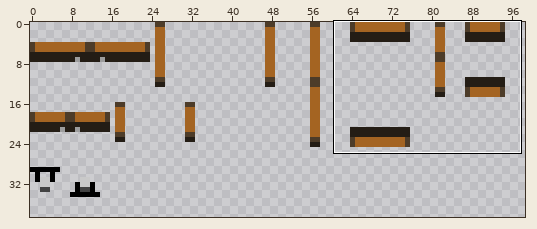
One commit to this sprite sheet: RevengeOfTheFool/android/assets/doors.png. Above: a wide view before the commit, with the close-up outlined.
Close-up. As it was:
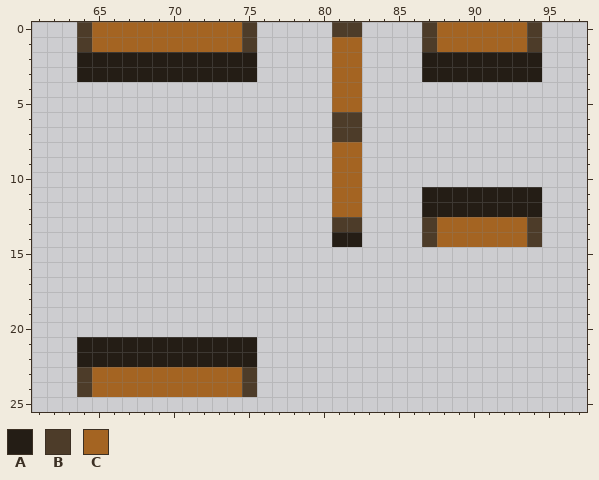
The file is 128x128 pixels. Shown: x 61..97, y 0..25. The wide view leaves out empty margins.
Palette (. is transparent): A #241d15  B #4d3c29  C #a46422
Pixels before, first column x 64:
 0 BCCCCCCCCCCB.....BB....BCCCCCCB
 1 BCCCCCCCCCCB.....CC....BCCCCCCB
 2 AAAAAAAAAAAA.....CC....AAAAAAAA
 3 AAAAAAAAAAAA.....CC....AAAAAAAA
 4 .................CC............
 5 .................CC............
 6 .................BB............
 7 .................BB............
 8 .................CC............
 9 .................CC............
10 .................CC............
11 .................CC....AAAAAAAA
12 .................CC....AAAAAAAA
13 .................BB....BCCCCCCB
14 .................AA....BCCCCCCB
15 ...............................
16 ...............................
17 ...............................
18 ...............................
19 ...............................
20 ...............................
21 AAAAAAAAAAAA...................
22 AAAAAAAAAAAA...................
23 BCCCCCCCCCCB...................
24 BCCCCCCCCCCB...................
The result:
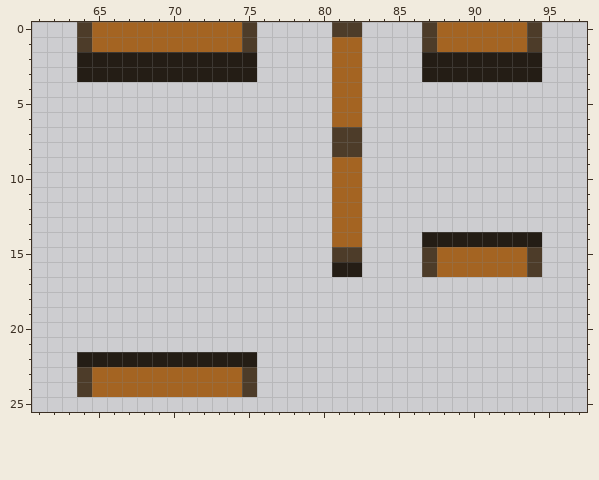
Changes in this commit:
{"y":6,"x":81,"old":"BB","new":"CC"}
{"y":8,"x":81,"old":"CC","new":"BB"}
{"y":11,"x":87,"old":"AAAAAAAA","new":"........"}
{"y":12,"x":87,"old":"AAAAAAAA","new":"........"}
{"y":13,"x":81,"old":"BB","new":"CC"}
{"y":13,"x":87,"old":"BCCCCCCB","new":"........"}
{"y":14,"x":81,"old":"AA","new":"CC"}
{"y":14,"x":87,"old":"BCCCCCCB","new":"AAAAAAAA"}
{"y":15,"x":81,"old":"..","new":"BB"}
{"y":15,"x":87,"old":"........","new":"BCCCCCCB"}
{"y":16,"x":81,"old":"..","new":"AA"}
{"y":16,"x":87,"old":"........","new":"BCCCCCCB"}
{"y":21,"x":64,"old":"AAAAAAAAAAAA","new":"............"}
{"label":"changed","picture_box":[332,112,542,277]}
{"label":"erased","picture_box":[77,337,257,352]}
